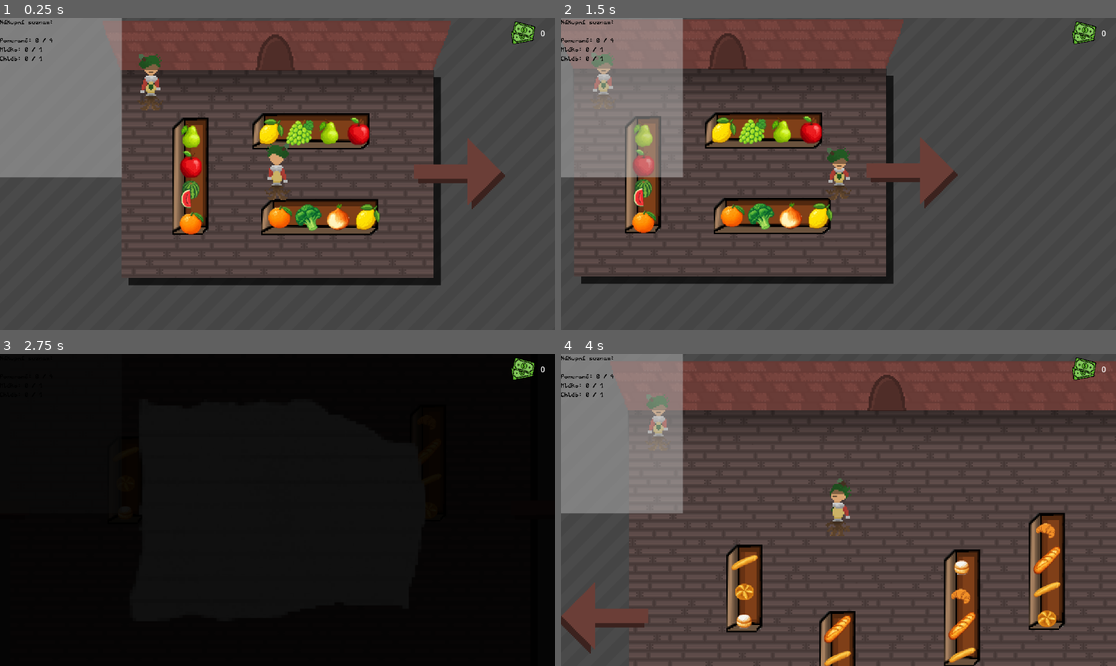
Above: before the commit, frames 1-4 (two rows, left to right).
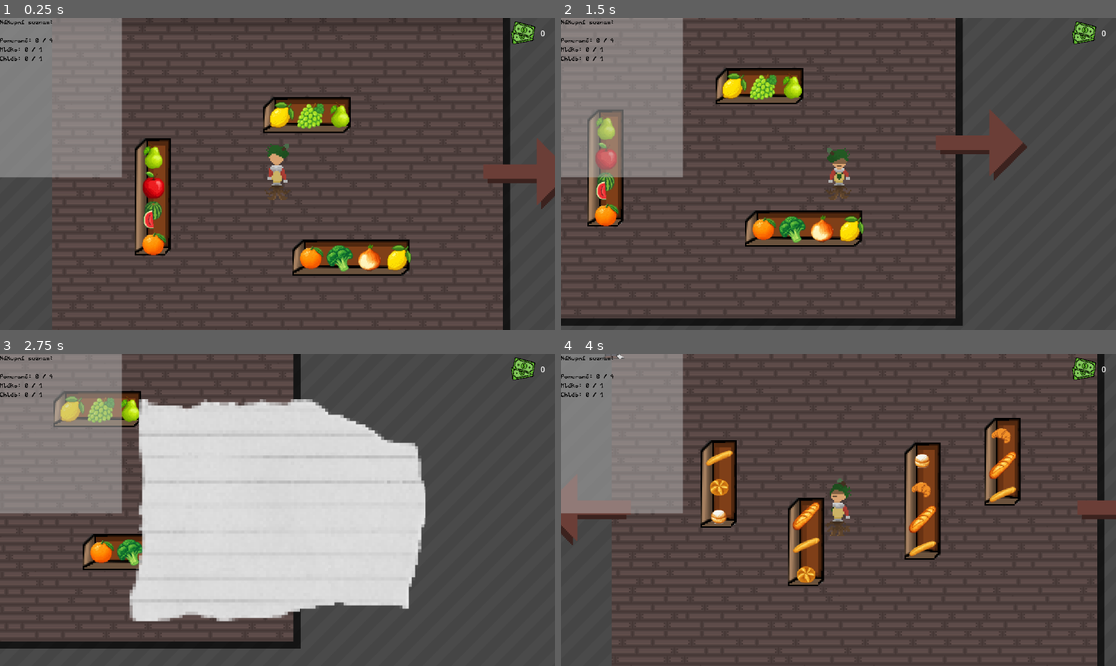
Above: after the commit, the same moments.

Repository: Trigware/Shopping-Madness
Game: Godot game, scene res://Scenes/MainScene.tscn
Same seed, same stepped clock (60 frames per second), same inputs: the game is played once before the commit and once after it.
Inputs (mouse positions are in pixels of both pictures, inside the frame that each line leads up to):
- Up to frame 1 (0.25 s): no input
- Up to frame 2 (1.5 s): tap Enter (item_pickup) at 0.5, 0.6 s; move the mouse to (960, 158) at 0.52 s; hold Right (walk_right) 0.53-1.28 s; move the mouse to (727, 189) at 1.27 s; hold Down (walk_down) from 1.28 s (still down); click (727, 189) at 1.35 s
- Up to frame 3 (2.75 s): move the mouse to (333, 441) at 2.02 s; release Down (walk_down) at 2.03 s; hold Right (walk_right) from 2.03 s (still down); tap I at 2.1 s
- Up to frame 4 (4 s): move the mouse to (810, 572) at 2.77 s; release Right (walk_right) at 2.78 s; hold Up (walk_up) 2.78-3.53 s; tap Tab at 2.85 s; move the mouse to (1005, 556) at 3.52 s; hold Left (walk_left) from 3.53 s (still down); tap K at 3.6 s

The runs differ from the first frame. In frame 1, 27% of the frame differs, in the area x 9-100%, y 0-100%; in frame 2, 25%; in frame 3, 98%, in the area x 0-100%, y 0-100%; in frame 4, 29%.

Commit message:
NPC now have their spawn rooms

Diff:
--- a/Scenes/IntroCutscene.tscn
+++ b/Scenes/IntroCutscene.tscn
@@ -24,7 +24,7 @@
 shader_parameter/texture_scale = Vector2(1, 1)
 shader_parameter/diagonal_lines = 4.0
 shader_parameter/gap_size = 0.519
-shader_parameter/pattern_repeated = 39.52837911666667
+shader_parameter/pattern_repeated = 307.38007821650217
 shader_parameter/line_color = Vector4(0, 0, 0, 0)
 shader_parameter/gap_color = Vector4(0, 0, 0, 0)
 
--- a/Scenes/NPC.tscn
+++ b/Scenes/NPC.tscn
@@ -2,140 +2,57 @@
 
 [ext_resource type="Script" uid="uid://ivs3qggbeks8" path="res://Scripts/NPC.gd" id="1_fo5tq"]
 [ext_resource type="Texture2D" uid="uid://bqs8ubrg17g5d" path="res://Textures/Player.png" id="1_tdvfm"]
+[ext_resource type="Texture2D" uid="uid://duwua2tsa1bcm" path="res://Textures/InteractableCharacters.png" id="2_fo5tq"]
 
-[sub_resource type="AtlasTexture" id="AtlasTexture_tdvfm"]
+[sub_resource type="AtlasTexture" id="AtlasTexture_xs5w8"]
+atlas = ExtResource("2_fo5tq")
+region = Rect2(0, 0, 60, 110)
+
+[sub_resource type="AtlasTexture" id="AtlasTexture_7fgga"]
+atlas = ExtResource("2_fo5tq")
+region = Rect2(60, 0, 60, 110)
+
+[sub_resource type="AtlasTexture" id="AtlasTexture_17t5b"]
 atlas = ExtResource("1_tdvfm")
 region = Rect2(256, 0, 32, 48)
 
-[sub_resource type="AtlasTexture" id="AtlasTexture_analj"]
-atlas = ExtResource("1_tdvfm")
-region = Rect2(288, 0, 32, 48)
-
-[sub_resource type="AtlasTexture" id="AtlasTexture_epuf7"]
-atlas = ExtResource("1_tdvfm")
-region = Rect2(320, 0, 32, 48)
-
-[sub_resource type="AtlasTexture" id="AtlasTexture_dh6fi"]
-atlas = ExtResource("1_tdvfm")
-region = Rect2(352, 0, 32, 48)
-
-[sub_resource type="AtlasTexture" id="AtlasTexture_fo5tq"]
-atlas = ExtResource("1_tdvfm")
-region = Rect2(128, 0, 32, 48)
-
-[sub_resource type="AtlasTexture" id="AtlasTexture_xs5w8"]
-atlas = ExtResource("1_tdvfm")
-region = Rect2(160, 0, 32, 48)
-
-[sub_resource type="AtlasTexture" id="AtlasTexture_7fgga"]
-atlas = ExtResource("1_tdvfm")
-region = Rect2(192, 0, 32, 48)
-
-[sub_resource type="AtlasTexture" id="AtlasTexture_17t5b"]
-atlas = ExtResource("1_tdvfm")
-region = Rect2(224, 0, 32, 48)
-
 [sub_resource type="AtlasTexture" id="AtlasTexture_faxwx"]
 atlas = ExtResource("1_tdvfm")
-region = Rect2(0, 0, 32, 48)
-
-[sub_resource type="AtlasTexture" id="AtlasTexture_fcq3e"]
-atlas = ExtResource("1_tdvfm")
-region = Rect2(32, 0, 32, 48)
-
-[sub_resource type="AtlasTexture" id="AtlasTexture_m0lvl"]
-atlas = ExtResource("1_tdvfm")
-region = Rect2(64, 0, 32, 48)
-
-[sub_resource type="AtlasTexture" id="AtlasTexture_xdsde"]
-atlas = ExtResource("1_tdvfm")
-region = Rect2(96, 0, 32, 48)
-
-[sub_resource type="AtlasTexture" id="AtlasTexture_6qlrk"]
-atlas = ExtResource("1_tdvfm")
-region = Rect2(384, 0, 32, 48)
-
-[sub_resource type="AtlasTexture" id="AtlasTexture_kmuiu"]
-atlas = ExtResource("1_tdvfm")
-region = Rect2(416, 0, 32, 48)
-
-[sub_resource type="AtlasTexture" id="AtlasTexture_627ns"]
-atlas = ExtResource("1_tdvfm")
-region = Rect2(448, 0, 32, 48)
-
-[sub_resource type="AtlasTexture" id="AtlasTexture_evxu1"]
-atlas = ExtResource("1_tdvfm")
-region = Rect2(480, 0, 32, 48)
+region = Rect2(256, 0, 32, 48)
 
 [sub_resource type="SpriteFrames" id="SpriteFrames_analj"]
 animations = [{
 "frames": [{
 "duration": 1.0,
-"texture": SubResource("AtlasTexture_tdvfm")
-}, {
-"duration": 1.0,
-"texture": SubResource("AtlasTexture_analj")
-}, {
-"duration": 1.0,
-"texture": SubResource("AtlasTexture_epuf7")
-}, {
-"duration": 1.0,
-"texture": SubResource("AtlasTexture_dh6fi")
+"texture": SubResource("AtlasTexture_xs5w8")
 }],
-"loop": false,
-"name": &"walk_down",
-"speed": 10.0
+"loop": true,
+"name": &"Drobasek",
+"speed": 5.0
 }, {
 "frames": [{
 "duration": 1.0,
-"texture": SubResource("AtlasTexture_fo5tq")
+"texture": SubResource("AtlasTexture_7fgga")
+}],
+"loop": true,
+"name": &"GermanTeacher",
+"speed": 5.0
 }, {
-"duration": 1.0,
-"texture": SubResource("AtlasTexture_xs5w8")
-}, {
-"duration": 1.0,
-"texture": SubResource("AtlasTexture_7fgga")
-}, {
+"frames": [{
 "duration": 1.0,
 "texture": SubResource("AtlasTexture_17t5b")
 }],
-"loop": false,
-"name": &"walk_left",
-"speed": 10.0
+"loop": true,
+"name": &"Grznar",
+"speed": 5.0
 }, {
 "frames": [{
 "duration": 1.0,
 "texture": SubResource("AtlasTexture_faxwx")
-}, {
-"duration": 1.0,
-"texture": SubResource("AtlasTexture_fcq3e")
-}, {
-"duration": 1.0,
-"texture": SubResource("AtlasTexture_m0lvl")
-}, {
-"duration": 1.0,
-"texture": SubResource("AtlasTexture_xdsde")
 }],
-"loop": false,
-"name": &"walk_right",
-"speed": 10.0
-}, {
-"frames": [{
-"duration": 1.0,
-"texture": SubResource("AtlasTexture_6qlrk")
-}, {
-"duration": 1.0,
-"texture": SubResource("AtlasTexture_kmuiu")
-}, {
-"duration": 1.0,
-"texture": SubResource("AtlasTexture_627ns")
-}, {
-"duration": 1.0,
-"texture": SubResource("AtlasTexture_evxu1")
-}],
-"loop": false,
-"name": &"walk_up",
-"speed": 10.0
+"loop": true,
+"name": &"Mrazek",
+"speed": 5.0
 }]
 
 [sub_resource type="RectangleShape2D" id="RectangleShape2D_tdvfm"]
@@ -145,8 +62,10 @@
 script = ExtResource("1_fo5tq")
 
 [node name="Sprite" type="AnimatedSprite2D" parent="." unique_id=2042416558]
+position = Vector2(3, 0)
+scale = Vector2(0.5, 0.5)
 sprite_frames = SubResource("SpriteFrames_analj")
-animation = &"walk_down"
+animation = &"Drobasek"
 
 [node name="Collider" type="CollisionShape2D" parent="." unique_id=234100968]
 position = Vector2(0, 19.5)
--- a/Scenes/Room.tscn
+++ b/Scenes/Room.tscn
@@ -5,9 +5,8 @@
 [ext_resource type="Shader" uid="uid://cq4hrpfm5ov4g" path="res://Shaders/TilingDiagonals.gdshader" id="2_nn86p"]
 [ext_resource type="Texture2D" uid="uid://6bb12ockiotx" path="res://Textures/RestaurantFloorTiles.png" id="3_uj218"]
 [ext_resource type="PackedScene" uid="uid://da0d75dlrixoi" path="res://Scenes/RoomWalls.tscn" id="5_aaq88"]
-[ext_resource type="PackedScene" uid="uid://dge4qk27h11fg" path="res://Scenes/MoneyUI.tscn" id="7_si31g"]
+[ext_resource type="PackedScene" path="res://Scenes/MoneyUI.tscn" id="7_si31g"]
 [ext_resource type="Script" uid="uid://yk555h2fci6r" path="res://Scripts/ShelfGenerator.gd" id="7_xebr5"]
-[ext_resource type="PackedScene" uid="uid://bj2al7pxtphwp" path="res://Scenes/NPC.tscn" id="8_si31g"]
 
 [sub_resource type="ShaderMaterial" id="ShaderMaterial_uj218"]
 shader = ExtResource("2_nn86p")
@@ -16,7 +15,7 @@
 shader_parameter/texture_scale = Vector2(1, 1)
 shader_parameter/diagonal_lines = 4.0
 shader_parameter/gap_size = 0.519
-shader_parameter/pattern_repeated = 184.89453052132225
+shader_parameter/pattern_repeated = 165.46601156656033
 shader_parameter/line_color = Vector4(0, 0, 0, 0)
 shader_parameter/gap_color = Vector4(0, 0, 0, 0)
 
@@ -60,11 +59,11 @@
 
 [node name="Bounding Area" type="StaticBody2D" parent="." unique_id=924359517]
 
-[node name="Shelf Generator" type="Node2D" parent="." unique_id=1186309061 node_paths=PackedStringArray("current_room")]
+[node name="Shelf Generator" type="Node2D" parent="." unique_id=1186309061 node_paths=PackedStringArray("current_room", "npc_parent")]
 script = ExtResource("7_xebr5")
 current_room = NodePath("..")
+npc_parent = NodePath("../NPC Parent")
 
 [node name="MoneyUI" parent="." unique_id=1950658008 instance=ExtResource("7_si31g")]
 
-[node name="NPC" parent="." unique_id=1426028892 instance=ExtResource("8_si31g")]
-position = Vector2(20, 10)
+[node name="NPC Parent" type="Node2D" parent="." unique_id=424600191]
--- a/Scripts/ItemRoom.gd
+++ b/Scripts/ItemRoom.gd
@@ -1,7 +1,7 @@
 class_name Room
 extends Node2D
 
-const minimum_room_size: Vector2 = Vector2(8, 5)
+const minimum_room_size: Vector2 = Vector2(11, 8)
 const maximum_room_size: Vector2 = Vector2(15, 12)
 var generated_room_size: Vector2 = Vector2.ZERO
 const last_texture_coordinate: Vector2i = Vector2i(1, 1)
--- a/Scripts/NPC.gd
+++ b/Scripts/NPC.gd
@@ -1,11 +1,14 @@
 extends Area2D
 
+@onready var npc_sprite = $Sprite
+
 var npc_dialog: Array = []
+var character_type: TextSystem.SpeakingCharacter = TextSystem.SpeakingCharacter.None
 
 func _ready():
 	await get_tree().process_frame
-	npc_dialog = DialogRepresentation.available_character_dialogs[TextSystem.SpeakingCharacter.Drobasek].dialog_tree
-	print(npc_dialog)
+	npc_dialog = DialogRepresentation.available_character_dialogs[character_type].dialog_tree
+	npc_sprite.animation = TextSystem.SpeakingCharacter.find_key(character_type)
 
 func _process(_delta):
 	var can_interact: bool = check_if_can_interact()
--- a/Scripts/ShelfGenerator.gd
+++ b/Scripts/ShelfGenerator.gd
@@ -2,6 +2,7 @@
 extends Node2D
 
 @export var current_room: Room
+@export var npc_parent: Node2D
 
 const shelf_smaller_size: float = 25
 const shelf_length_range: Vector2 = Vector2(3, 4)
@@ -10,6 +11,7 @@
 func _ready():
 	var loaded_room: ShopRepresentation.ShopRoom = current_room.room_manager.current_room
 	var loaded_previously: bool = loaded_room.has_loaded_before
+	generate_npc()
 	if loaded_previously:
 		recover_shelves()
 		return
@@ -85,3 +87,20 @@
 			current_shelf.shelf_rect.size, current_shelf.shelf_rect.position,
 			current_shelf.shelf_items.size(), current_shelf.is_horizontal
 		)
+
+var npc_spawn_locations: Dictionary[Inventory.RoomType, TextSystem.SpeakingCharacter] = {
+	Inventory.RoomType.Drinks: TextSystem.SpeakingCharacter.Grznar,
+	Inventory.RoomType.Dairy: TextSystem.SpeakingCharacter.GermanTeacher,
+	Inventory.RoomType.Pastry: TextSystem.SpeakingCharacter.Drobasek,
+	Inventory.RoomType.SmokedMeat: TextSystem.SpeakingCharacter.Mrazek
+}
+
+func generate_npc():
+	var current_room_type: Inventory.RoomType = current_room.room_manager.current_room.room_type
+	var does_room_contains_npc: bool = npc_spawn_locations.has(current_room_type)
+	if not does_room_contains_npc: return
+
+	var current_npc_type: TextSystem.SpeakingCharacter = npc_spawn_locations[current_room_type]
+	var spawned_npc = UID.SCN_NPC.instantiate()
+	spawned_npc.character_type = current_npc_type
+	npc_parent.add_child(spawned_npc)
--- a/Scripts/UID.gd
+++ b/Scripts/UID.gd
@@ -5,3 +5,4 @@
 const SCN_ENTERANCE_ARROW = preload("uid://dt0qdh0kgwux6")
 const SCN_ROOM = preload("uid://7nvg0kvyancw")
 const SCN_INTRO_CUTSCENE = preload("uid://dalh8s40r8i3f")
+const SCN_NPC = preload("uid://bj2al7pxtphwp")
Binary file changed: Textures/Fridge.png
Binary file added: Textures/InteractableCharacters.png
Not shown, added: Textures/InteractableCharacters.png.import
